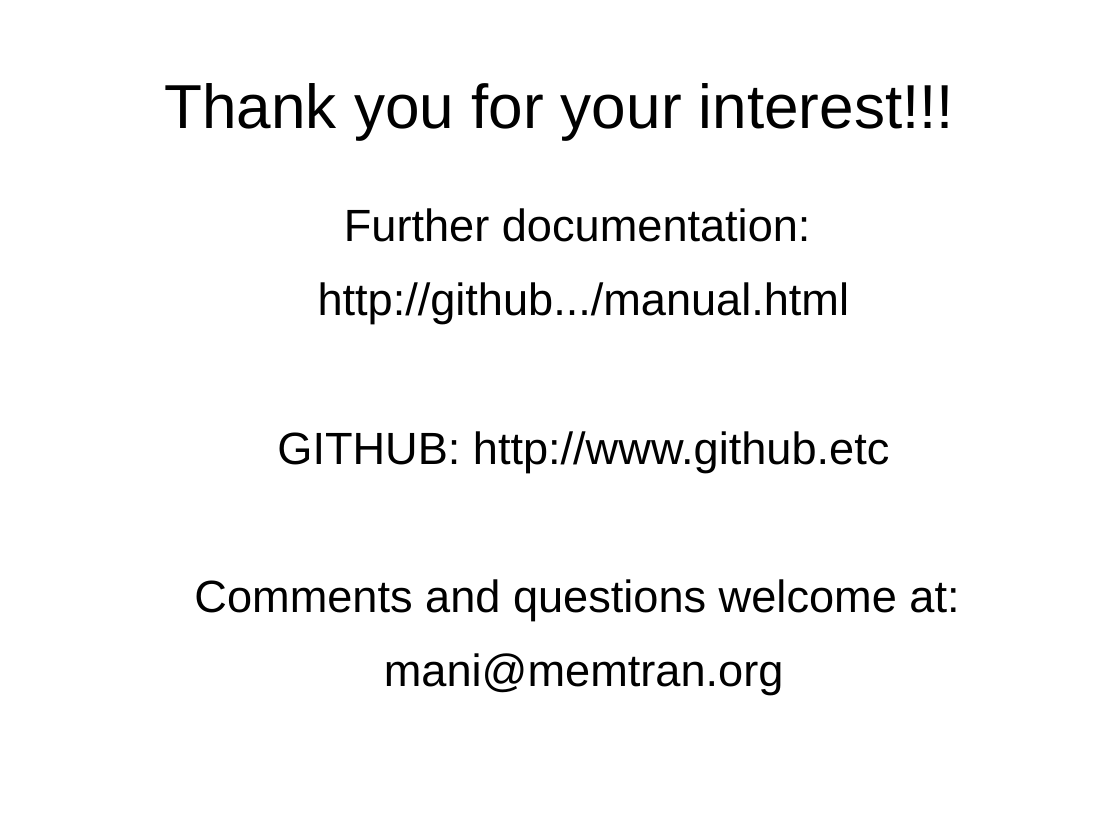
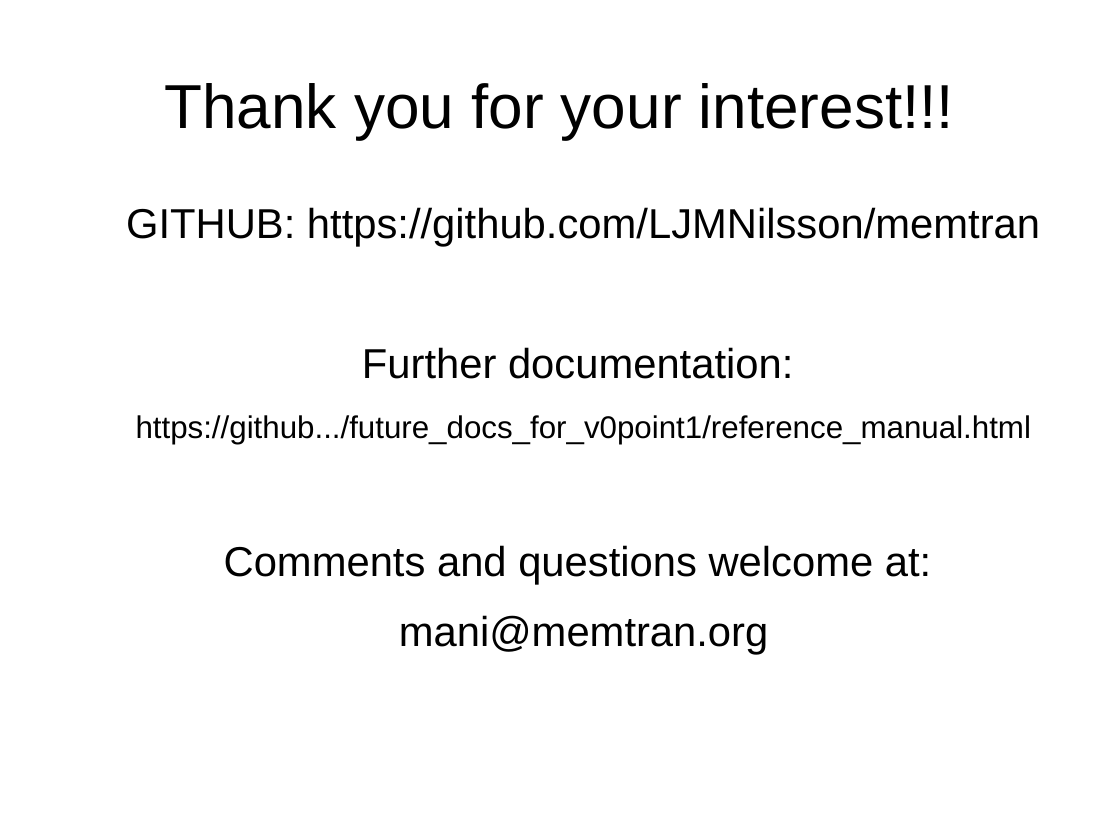
Before and after one commit to LJMNilsson/memtran, a slide deck: slide 37 of doc/future_docs_for_v0point1/presentation_utkast.odp (slide 36 before the commit). Drawn at 1120x840 pixels with LibreOffice and Linux fonts; fonts in the diff are those of the drawing. Boxes give left, top, right and bottom in pixels: in the first picture for what was removed or moved away, otherwise in the second. Text is boxed around its words. In the diff, an @@ line names an element or a change of style, - is before the commit and + after.

```diff
--- a/doc/future_docs_for_v0point1/presentation_utkast.odp
+++ b/doc/future_docs_for_v0point1/presentation_utkast.odp
@@ text at (x1=126, y1=207, x2=1040, y2=247): paragraph added @@
+GITHUB: https://github.com/LJMNilsson/memtran
@@ text at (x1=224, y1=347, x2=931, y2=655): size 32 to 29.6 pt in "Further documentation:", "Comments and questions welcome at:", "mani@memtran.org" @@
@@ text at (x1=136, y1=415, x2=1031, y2=444): text changed; size 32 to 22.2 pt @@
-http://github.../manual.html
-GITHUB: http://www.github.etc
+https://github.../future_docs_for_v0point1/reference_manual.html
```
Also in this commit, not shown: 2 other slides changed, 1 slide added, 6 other files.
